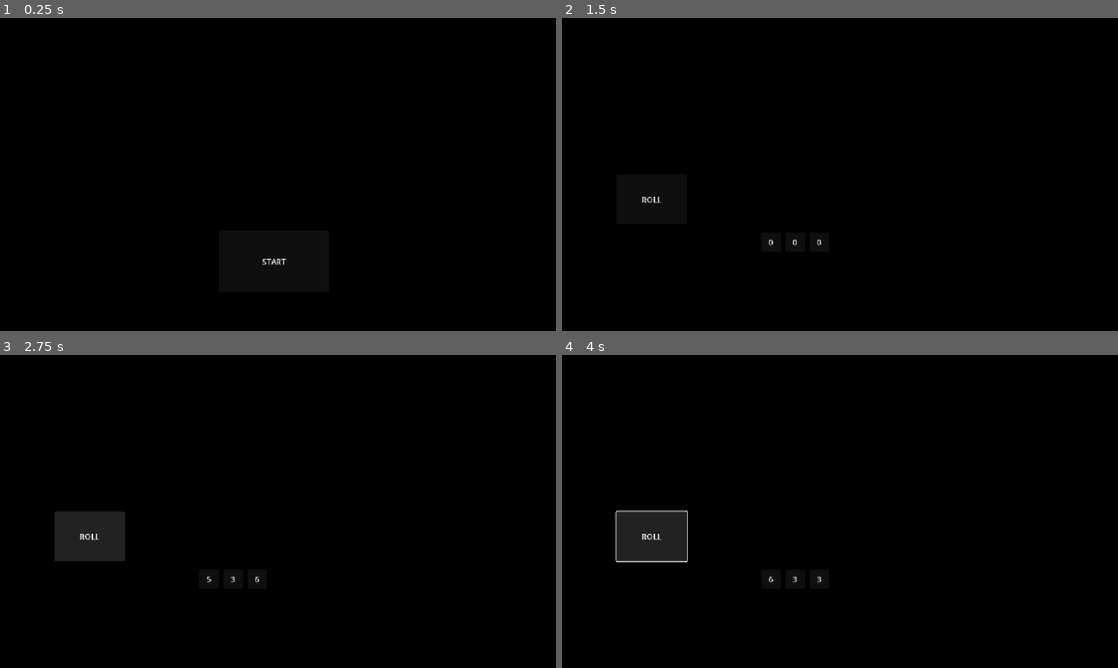
Above: before the commit, frames 1-4 (two rows, left to right).
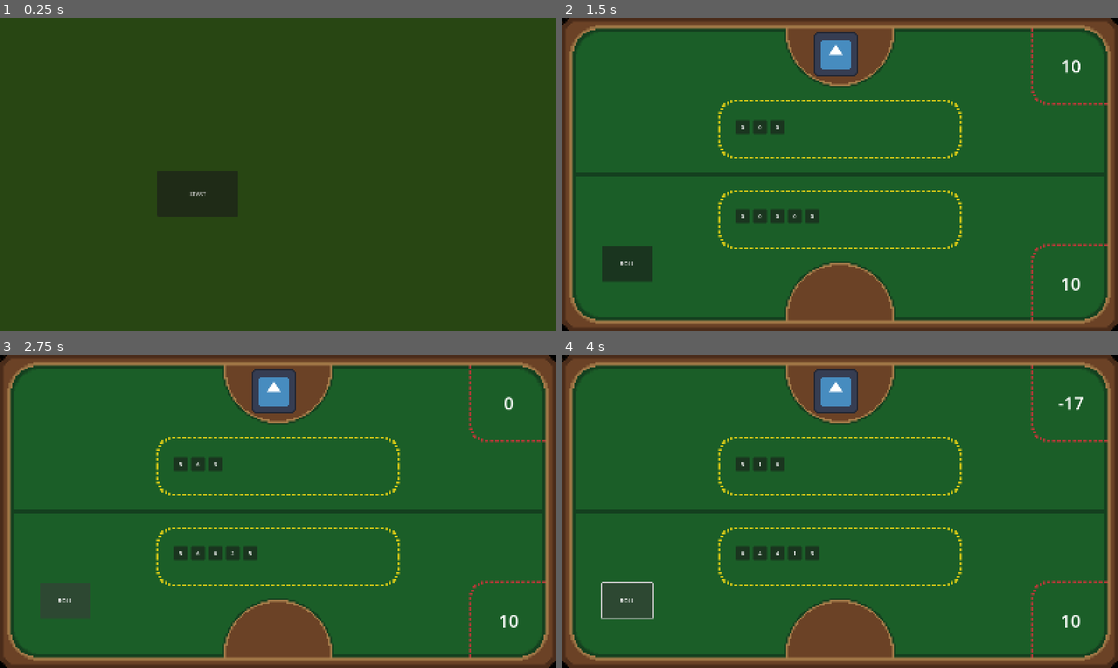
Above: after the commit, the same moments.

Repository: Nissey05/CodamGameJam82026
Game: Godot game, scene res://Start/Start.tscn
Two runs of this game, one before a commit and one after it. Both use one fixed random seed, a clock stepped at 60 frames per second and the inputs below. The engine's default icon, where the game draws it, is replaced by a stand-in: a white triangle on a blue panel in a dark square.
Inputs:
- Up to frame 1 (0.25 s): no input
- Up to frame 2 (1.5 s): click "START" at 0.5 s; click "Select" at 1.25 s
- Up to frame 3 (2.75 s): click "ROLL" at 2 s
- Up to frame 4 (4 s): tap Enter at 2.75 s; hold Right (actionRight) 2.78-3.53 s; tap Space at 3.5 s; hold Left (actionLeft) from 3.53 s (still down)

The runs differ from the first frame. In frame 1, 100% of the frame differs, in the area x 0-100%, y 0-100%; in frame 2, 100%; in frame 3, 100%; in frame 4, 100%.

Commit message:
I can do an instance

Diff:
--- a/codam-game-jam-8-2026/Game/Game.tscn
+++ b/codam-game-jam-8-2026/Game/Game.tscn
@@ -1,59 +1,84 @@
 [gd_scene format=3 uid="uid://rk62jlerh05f"]
 
 [ext_resource type="Script" uid="uid://cj72f2mfc6p0a" path="res://Game/start.gd" id="1_xkndl"]
-[ext_resource type="Script" uid="uid://brb7ospdibcwt" path="res://Game/button.gd" id="2_u44n3"]
+[ext_resource type="Texture2D" uid="uid://ch6faodwn51vu" path="res://Game/table.png" id="2_fuqhk"]
+[ext_resource type="Script" uid="uid://brb7ospdibcwt" path="res://Game/roll_button.gd" id="2_u44n3"]
+[ext_resource type="Script" uid="uid://i3wirw1ty01d" path="res://Game/enemy.gd" id="3_37esa"]
+[ext_resource type="Texture2D" uid="uid://c2ce81l1nto1d" path="res://Game/icon.svg" id="4_jxerj"]
+[ext_resource type="Script" uid="uid://3lsim180rsme" path="res://Game/player.gd" id="5_fuqhk"]
+[ext_resource type="Script" uid="uid://cs0j7nm2gn7bo" path="res://Game/dice.gd" id="5_ghvq8"]
+[ext_resource type="Script" uid="uid://b0efggnbbfhxa" path="res://Game/health.gd" id="6_oscxy"]
 
 [node name="Game" type="Node2D" unique_id=2114010584]
 script = ExtResource("1_xkndl")
 
-[node name="Button" type="Button" parent="." unique_id=1537262163]
-offset_left = 113.0
-offset_top = 324.0
-offset_right = 259.0
-offset_bottom = 427.0
-text = "ROLL"
-script = ExtResource("2_u44n3")
+[node name="Sprite2D" type="Sprite2D" parent="." unique_id=1861623887]
+position = Vector2(800, 450)
+texture = ExtResource("2_fuqhk")
 
-[node name="Die1" type="PanelContainer" parent="Button" unique_id=1041842594]
-layout_mode = 0
-offset_left = 300.0
-offset_top = 120.0
-offset_right = 340.0
-offset_bottom = 160.0
+[node name="Enemy" type="Node2D" parent="." unique_id=984039235]
+script = ExtResource("3_37esa")
 
-[node name="RichTextLabel" type="RichTextLabel" parent="Button/Die1" unique_id=1250044560]
-layout_mode = 2
+[node name="Sprite2D2" type="Sprite2D" parent="Enemy" unique_id=1236149616]
+visibility_layer = 524288
+position = Vector2(788, 104)
+texture = ExtResource("4_jxerj")
+
+[node name="Dice" type="Control" parent="Enemy" unique_id=1062816976]
+layout_mode = 3
+anchors_preset = 0
+offset_left = 500.0
+offset_top = 294.0
+offset_right = 540.0
+offset_bottom = 334.0
+script = ExtResource("5_ghvq8")
+
+[node name="Health" type="RichTextLabel" parent="Enemy" unique_id=1707332888]
+offset_left = 1359.0
+offset_top = 31.0
+offset_right = 1571.0
+offset_bottom = 245.0
+theme_override_font_sizes/normal_font_size = 50
 text = "0"
 fit_content = true
 horizontal_alignment = 1
 vertical_alignment = 1
+script = ExtResource("6_oscxy")
 
-[node name="Die2" type="PanelContainer" parent="Button" unique_id=1772694788]
+[node name="Player" type="Node2D" parent="." unique_id=1576048764]
+script = ExtResource("5_fuqhk")
+
+[node name="Dice" type="Control" parent="Player" unique_id=265810089]
+layout_mode = 3
+anchors_preset = 0
+offset_left = 500.0
+offset_top = 550.0
+offset_right = 540.0
+offset_bottom = 590.0
+script = ExtResource("5_ghvq8")
+dice_count = 5
+
+[node name="Button" type="Button" parent="Player/Dice" unique_id=1537262163]
 layout_mode = 0
-offset_left = 350.0
-offset_top = 120.0
-offset_right = 390.0
-offset_bottom = 160.0
+offset_left = -385.0
+offset_top = 105.0
+offset_right = -239.0
+offset_bottom = 208.0
+text = "ROLL"
+script = ExtResource("2_u44n3")
 
-[node name="RichTextLabel" type="RichTextLabel" parent="Button/Die2" unique_id=1217094804]
-layout_mode = 2
+[node name="Health" type="RichTextLabel" parent="Player" unique_id=1021735122]
+offset_left = 1358.0
+offset_top = 657.0
+offset_right = 1570.0
+offset_bottom = 871.0
+theme_override_font_sizes/normal_font_size = 50
 text = "0"
 fit_content = true
 horizontal_alignment = 1
 vertical_alignment = 1
+script = ExtResource("6_oscxy")
 
-[node name="Die3" type="PanelContainer" parent="Button" unique_id=1651345791]
-layout_mode = 0
-offset_left = 400.0
-offset_top = 120.0
-offset_right = 440.0
-offset_bottom = 160.0
-
-[node name="RichTextLabel" type="RichTextLabel" parent="Button/Die3" unique_id=1324061860]
-layout_mode = 2
-text = "0"
-fit_content = true
-horizontal_alignment = 1
-vertical_alignment = 1
-
-[connection signal="pressed" from="Button" to="Button" method="_on_pressed"]
+[connection signal="player_damage" from="Enemy" to="Player" method="_on_enemy_player_damage"]
+[connection signal="damage_event" from="Player/Dice" to="Enemy" method="_on_dice_damage_event"]
+[connection signal="pressed" from="Player/Dice/Button" to="Player/Dice/Button" method="_on_pressed"]
--- a/codam-game-jam-8-2026/Game/button.gd
+++ /dev/null
@@ -1,8 +0,0 @@
-extends Button
-
-func _on_pressed() -> void:
-	var rng = RandomNumberGenerator.new()
-	rng.seed = hash(Time.get_ticks_usec())
-	$Die1/RichTextLabel.text = str(rng.randi_range(1, 6))
-	$Die2/RichTextLabel.text = str(rng.randi_range(1, 6))
-	$Die3/RichTextLabel.text = str(rng.randi_range(1, 6))
--- /dev/null
+++ b/codam-game-jam-8-2026/Game/dice.gd
@@ -0,0 +1,46 @@
+extends Control
+
+var dice: Array = []
+
+@export var dice_count = 3
+
+func _create_die() -> PanelContainer:
+	var die = PanelContainer.new()
+	var label = RichTextLabel.new()
+	if (get_parent().name == "Player"):
+		die.position = Vector2(0, 0)
+	elif (get_parent().name == "Enemy"):
+		die.position = Vector2(0, 0)
+	die.size = Vector2(40, 40)
+	label.name = "label"
+	label.text = str(0)
+	label.fit_content = true
+	label.vertical_alignment = VERTICAL_ALIGNMENT_CENTER
+	label.horizontal_alignment = HORIZONTAL_ALIGNMENT_CENTER
+	die.add_child(label)
+	die.set_script(load("res://Game/die.gd"))
+	print(die.get_script())
+
+	return die
+
+# Called when the node enters the scene tree for the first time.
+func _ready() -> void:
+	for i in dice_count:
+		dice.append(_create_die())
+		dice[i].position += Vector2(i * 50, 0)
+		add_child(dice[i])
+		print(i)
+
+signal damage_event(damage : int)
+
+func _roll_all() -> int:
+	var total = 0
+	for i in dice_count:
+		total += dice[i]._roll()
+	if get_parent().name == "Player":
+		damage_event.emit(total)
+	return total
+
+# Called every frame. 'delta' is the elapsed time since the previous frame.
+func _process(delta: float) -> void:
+	pass
--- /dev/null
+++ b/codam-game-jam-8-2026/Game/die.gd
@@ -0,0 +1,16 @@
+extends PanelContainer
+
+# Called when the node enters the scene tree for the first time.
+func _ready() -> void:
+	print("Die created")
+
+# Called every frame. 'delta' is the elapsed time since the previous frame.
+func _process(delta: float) -> void:
+	pass
+
+func _roll() -> int:
+	var rng = RandomNumberGenerator.new()
+	rng.seed = hash(Time.get_ticks_usec())
+	var nb = rng.randi_range(1, 6)
+	$label.text = str(nb)
+	return nb
--- /dev/null
+++ b/codam-game-jam-8-2026/Game/enemy.gd
@@ -0,0 +1,23 @@
+extends Node2D
+
+@export var hp = 10
+
+# Called when the node enters the scene tree for the first time.
+func _ready() -> void:
+	hp = 10
+
+# Called every frame. 'delta' is the elapsed time since the previous frame.
+func _process(delta: float) -> void:
+	pass
+
+signal player_damage(damage: int)
+
+func _on_dice_damage_event(damage: int) -> void:
+		var tot = $Dice._roll_all()
+		if (tot < damage):
+			hp -= damage - tot
+			$Health.text = str(hp)
+		elif (tot > damage):
+			player_damage.emit(tot - damage)
+		if (hp <= 0):
+			print("You win!")
--- /dev/null
+++ b/codam-game-jam-8-2026/Game/health.gd
@@ -0,0 +1,11 @@
+extends RichTextLabel
+
+
+# Called when the node enters the scene tree for the first time.
+func _ready() -> void:
+	text = str(get_parent().hp)
+
+
+# Called every frame. 'delta' is the elapsed time since the previous frame.
+func _process(delta: float) -> void:
+	pass
--- /dev/null
+++ b/codam-game-jam-8-2026/Game/player.gd
@@ -0,0 +1,14 @@
+extends Node2D
+
+@export var hp = 10
+
+# Called when the node enters the scene tree for the first time.
+func _ready() -> void:
+	hp = 10
+
+
+func _on_enemy_player_damage(damage: int) -> void:
+	hp -= damage
+	$Health.text = str(hp)
+	if (hp <= 0):
+		print("You Lose!")
--- /dev/null
+++ b/codam-game-jam-8-2026/Game/roll_button.gd
@@ -0,0 +1,4 @@
+extends Button
+
+func _on_pressed() -> void:
+	get_parent()._roll_all()
--- a/codam-game-jam-8-2026/Game/sprite_2d.gd
+++ /dev/null
@@ -1,19 +0,0 @@
-extends Sprite2D
-
-
-# Called when the node enters the scene tree for the first time.
-func _ready() -> void:
-	pass # Replace with function body.
-
-
-# Called every frame. 'delta' is the elapsed time since the previous frame.
-func _process(delta: float) -> void:
-	pass
-
-func _input(event):
-	if Input.is_action_pressed("actionRight"):
-		self.position.x += 5
-		print("Right pressed")
-	if Input.is_action_pressed("actionLeft"):
-		self.position.x -= 1
-		print("Left pressed")
--- a/codam-game-jam-8-2026/Start/CharacterSelectButton.gd
+++ b/codam-game-jam-8-2026/Start/CharacterSelectButton.gd
@@ -14,4 +14,5 @@
 			print("Tailor")
 		"Abbot":
 			print("Abbot")
+
 	get_tree().change_scene_to_file("res://Game/Game.tscn")
--- a/codam-game-jam-8-2026/Start/start_button.gd
+++ b/codam-game-jam-8-2026/Start/start_button.gd
@@ -1,6 +1,6 @@
 extends Button
 
-
+signal rolled
 
 func _on_pressed() -> void:
 	get_tree().change_scene_to_file("res://Start/CharacterSelect.tscn")
--- a/codam-game-jam-8-2026/project.godot
+++ b/codam-game-jam-8-2026/project.godot
@@ -17,6 +17,8 @@
 
 [display]
 
+window/size/viewport_width=1600
+window/size/viewport_height=900
 window/stretch/mode="canvas_items"
 window/stretch/aspect="expand"
 
@@ -42,4 +44,4 @@
 rendering_device/driver.windows="d3d12"
 renderer/rendering_method="gl_compatibility"
 renderer/rendering_method.mobile="gl_compatibility"
-environment/defaults/default_clear_color=Color(0, 0, 0, 1)
+environment/defaults/default_clear_color=Color(0.15750366, 0.273174, 0.073855214, 1)
Not shown, added: codam-game-jam-8-2026/Game/dice.gd.uid
Not shown, added: codam-game-jam-8-2026/Game/die.gd.uid
Not shown, added: codam-game-jam-8-2026/Game/enemy.gd.uid
Not shown, added: codam-game-jam-8-2026/Game/health.gd.uid
Not shown, added: codam-game-jam-8-2026/Game/player.gd.uid
Renamed: codam-game-jam-8-2026/Game/button.gd.uid -> codam-game-jam-8-2026/Game/roll_button.gd.uid
Not shown, removed: codam-game-jam-8-2026/Game/sprite_2d.gd.uid
Binary file added: codam-game-jam-8-2026/Game/table.png
Not shown, added: codam-game-jam-8-2026/Game/table.png.import
